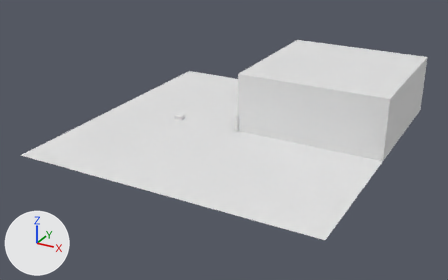
The Blender file LightArm/models/robotarm2.blend as it was, and as the next commit left it.
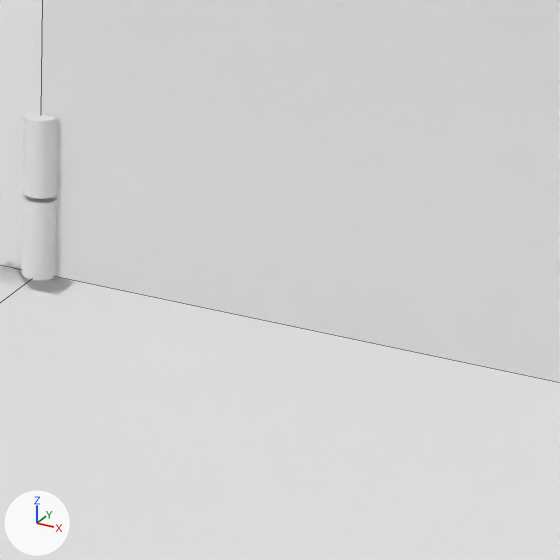
The first picture shows the older version from a 50 mm camera at (65.6, -126.2, 59.8) aimed at (-1.3, -4.6, -1.0). The close-ups show both versions on the part from 52% to 64% of the width and 37% to 57% of the height of that picture. Arrows for +X, +Y and +Z are at lower left; the lights stay in place. The close-ups show mesh edges as thin lines.

The first close-up shows 'Plane', 'arm-mesh'.
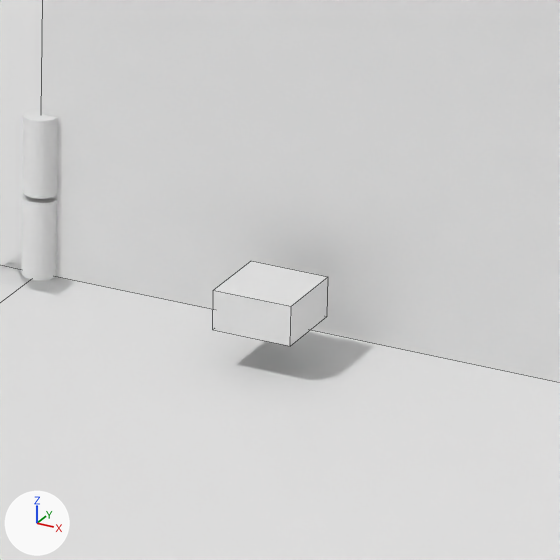
The change in detail:
Object 'Cube' (ob_cube) moves from (-16.9, 0.0, 0.0) to (7.19, -2.17, 1.0).

Where the change shows, as pixel boxes [x1, y1, x2, y2] in the close-ups (560 x 560 px):
'Cube', moved (not visible before): after [213, 261, 328, 346]
